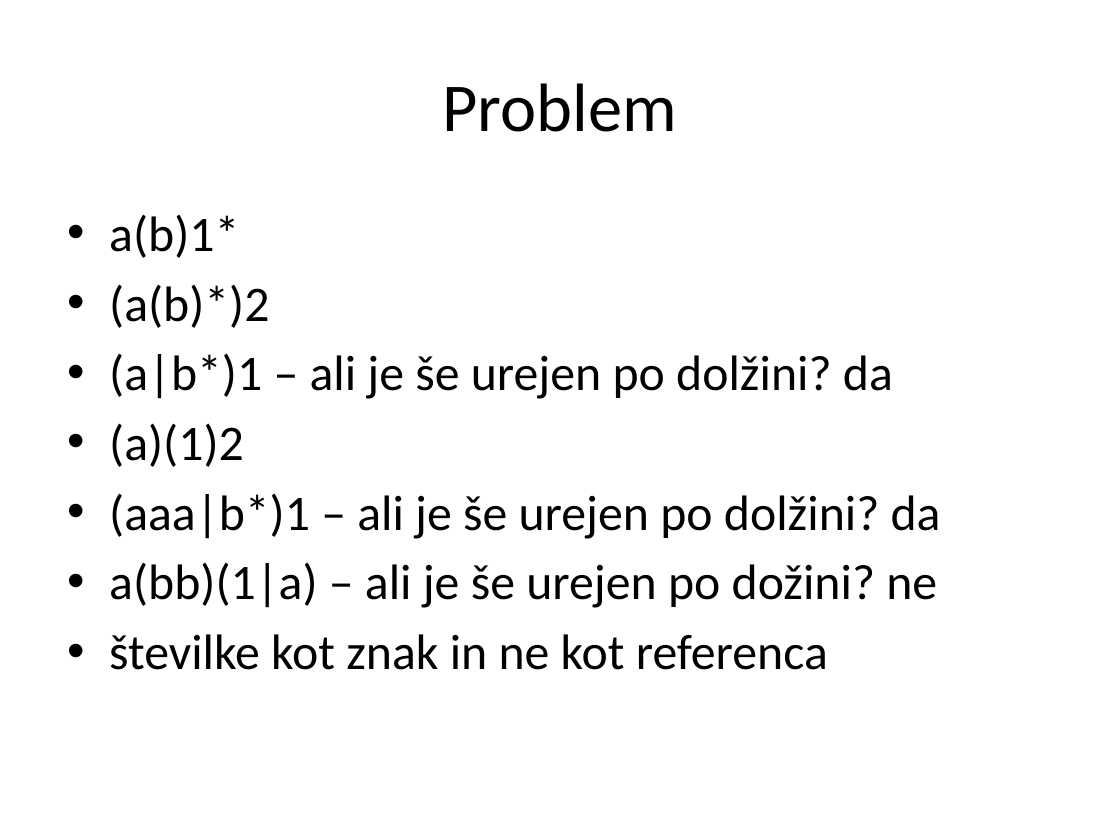
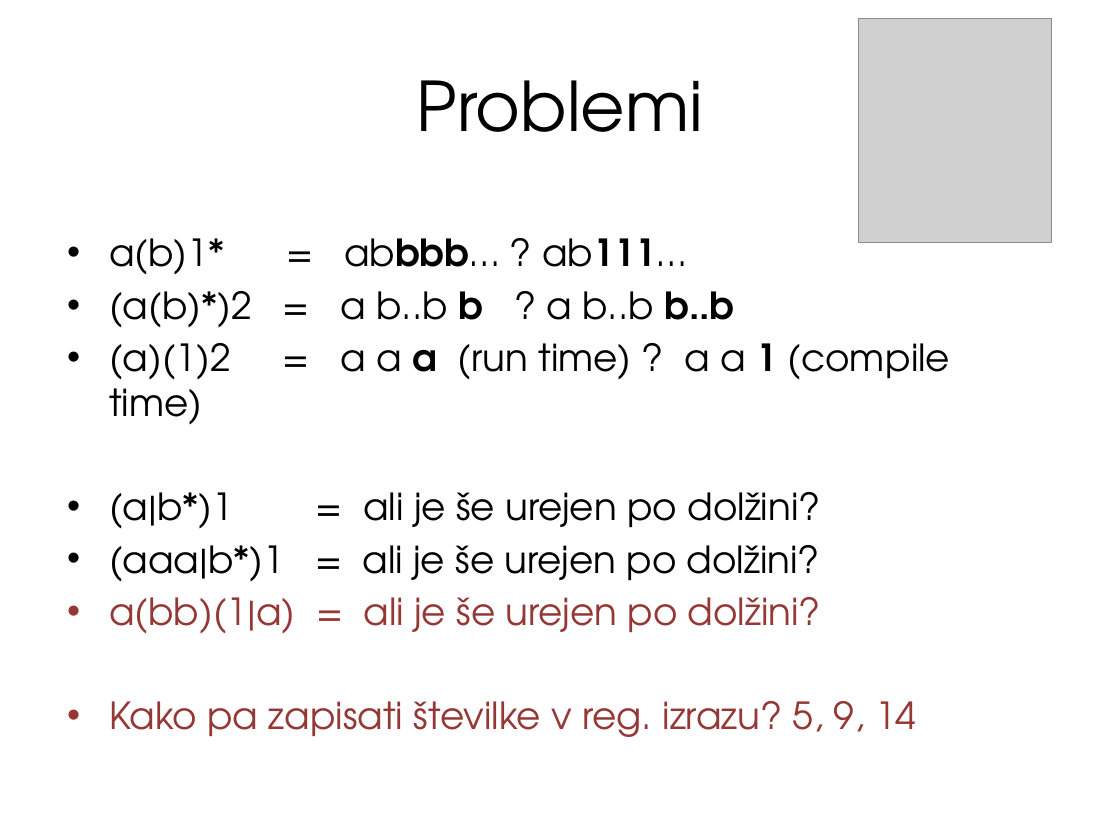
Before and after one commit to tadeboro/reglang, a slide deck: slide 24 of presentation/RegexRangers.pptx (slide 17 before the commit). Drawn at 1120x840 pixels with LibreOffice and Linux fonts; fonts in the diff are those of the drawing; grey boxes stand for pictures. Boxes give left, top, right and bottom in pixels: in the first picture for what was removed or moved away, otherwise in the second. Text is boxed around its words. In the diff, an @@ line names an element or a change of style, - is before the commit and + after.

Commit message:
Presentation with pictures

```diff
--- a/presentation/RegexRangers.pptx
+++ b/presentation/RegexRangers.pptx
@@ picture added at [859,19,1052,243] @@
@@ title at [417,80,704,132]: text changed; font Calibri to TeX Gyre Adventor @@
-Problem
+Problemi
@@ text at [109,238,951,737]: text changed; size 32 to 24 pt; font Calibri to TeX Gyre Adventor @@
-• a(b)1*
-• (a(b)*)2
-• (a|b*)1 – ali je še urejen po dolžini? da
-• (a)(1)2
-• (aaa|b*)1 – ali je še urejen po dolžini? da
-• a(bb)(1|a) – ali je še urejen po dožini? ne
-• številke kot znak in ne kot referenca
+• a(b)1* = abbbb… ? ab111…
+• (a(b)*)2 = a b..b b ? a b..b b..b
+• (a)(1)2 = a a a (run time) ? a a 1 (compile time)
+• (a|b*)1 = ali je še urejen po dolžini?
+• (aaa|b*)1 = ali je še urejen po dolžini?
+• a(bb)(1|a) = ali je še urejen po dolžini?
+• Kako pa zapisati številke v reg. izrazu? 5, 9, 14
```
Also in this commit, not shown: 15 other slides changed, 12 slides added, 4 slides removed, 21 other files.
